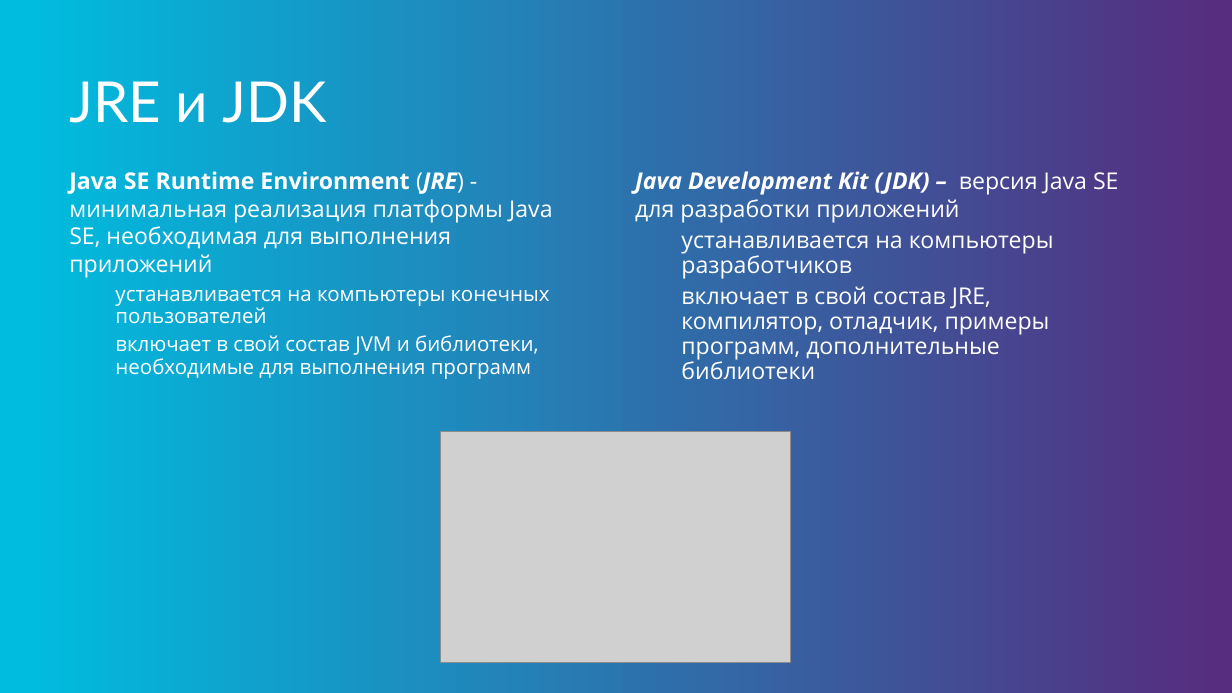
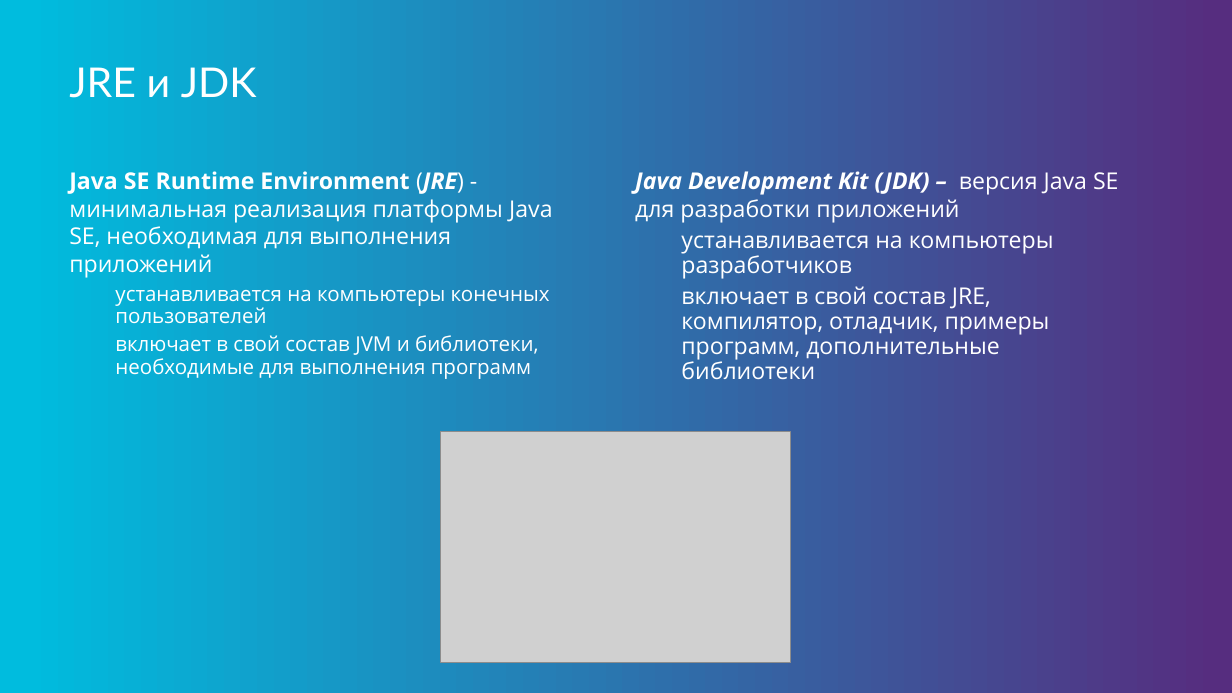
Before and after one commit to java-basic-tutorial/lessons, a slide deck: slide 5 of lesson01/lesson01.pptx. Drawn at 1232x693 pixels with LibreOffice and Linux fonts; fonts in the diff are those of the drawing; grey boxes stand for pictures; background and template pictures are left out. Boxes give left, top, right and bottom in pixels: in the first picture for what was removed or moved away, otherwise in the second. Text is boxed around its words. In the diff, an @@ line names an element or a change of style, - is before the commit and + after.

```diff
--- a/lesson01/lesson01.pptx
+++ b/lesson01/lesson01.pptx
@@ title "JRE и JDK": place and size @@
-title "JRE и JDK" at [69,81,327,123]
+title "JRE и JDK" at [69,67,257,98]
@@ title "JRE и JDK" at [69,67,257,98]: size 44 to 32 pt @@
```
Also in this commit, not shown: 29 other slides changed, 3 other files.
